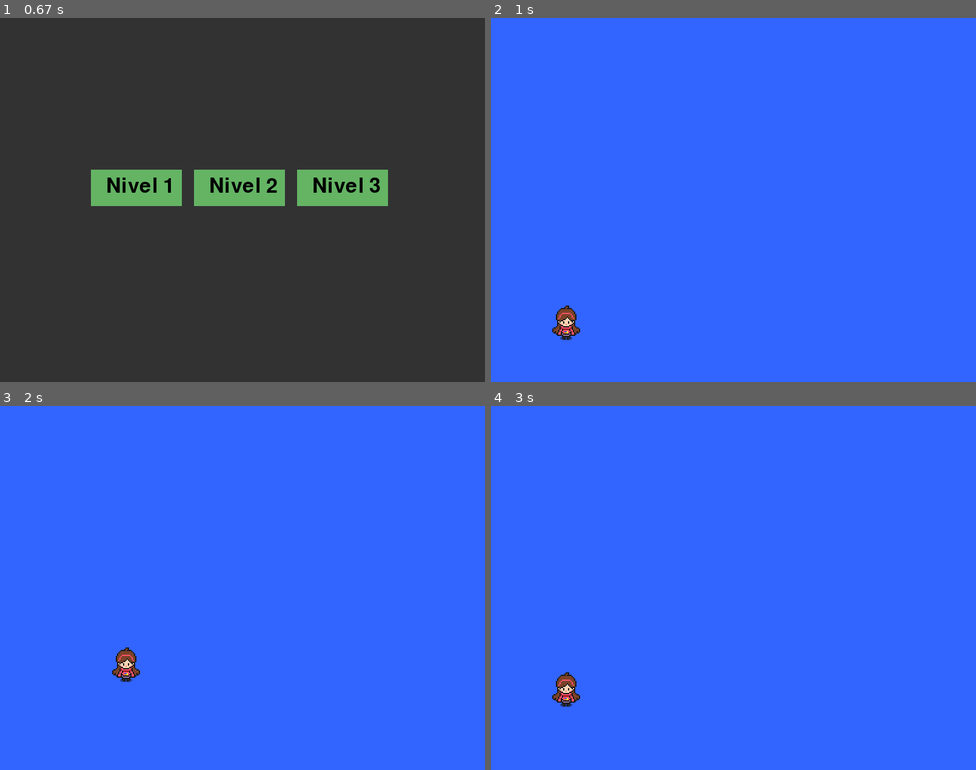
Above: before the commit, frames 1-4 (two rows, left to right).
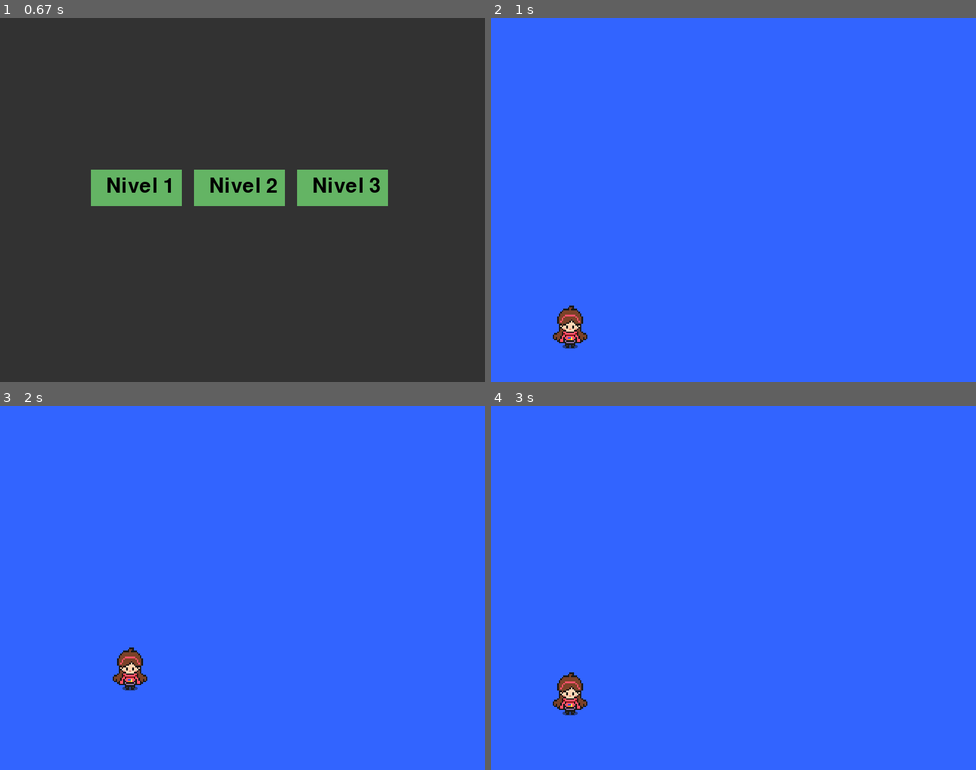
Above: after the commit, the same moments.

Repository: JVM8080/PyGameDesSoft
Game: pygame game, started from main.py
Same seed, same stepped clock (60 frames per second), same inputs: the game is played once before the commit and once after it.
Inputs:
- Up to frame 1 (0.67 s): click "START" at 0.38 s
- Up to frame 2 (1 s): click "Nivel 1" at 0.72 s
- Up to frame 3 (2 s): hold Right 1-1.47 s; hold Right 1.5-1.97 s; tap Space at 1.57, 1.87 s
- Up to frame 4 (3 s): hold Left 2-2.53 s; tap Space at 2.07, 2.37, 2.63, 2.93 s; hold Left 2.57-2.97 s

Frame 1 is identical in both runs. In frame 2, 0.5% of the frame differs, in the area x 12-20%, y 79-91%; in frame 3, 0.5%; in frame 4, 0.5%.

Commit message:
ajuste de tamanho

Diff:
--- a/src/objects/player_mable.py
+++ b/src/objects/player_mable.py
@@ -10,9 +10,9 @@
     def __init__(self, x, y):
         global JUMP_SOUND
 
-        self.image_idle = load_image("mabel/mabel.png").convert_alpha()
-        self.anim_left = load_image('mabel/mabel indo pra esquerda.png').convert_alpha()
-        self.anim_right = load_image('mabel/mabel pra direita.png').convert_alpha()
+        self.image_idle = load_image("mabel/mabel.png",size=(60,"auto"))
+        self.anim_left = load_image('mabel/mabel indo pra esquerda.png')
+        self.anim_right = load_image('mabel/mabel pra direita.png')
 
         # Cálculo correto para cada spritesheet
         frame_width_left = self.anim_left.get_width() // 3
